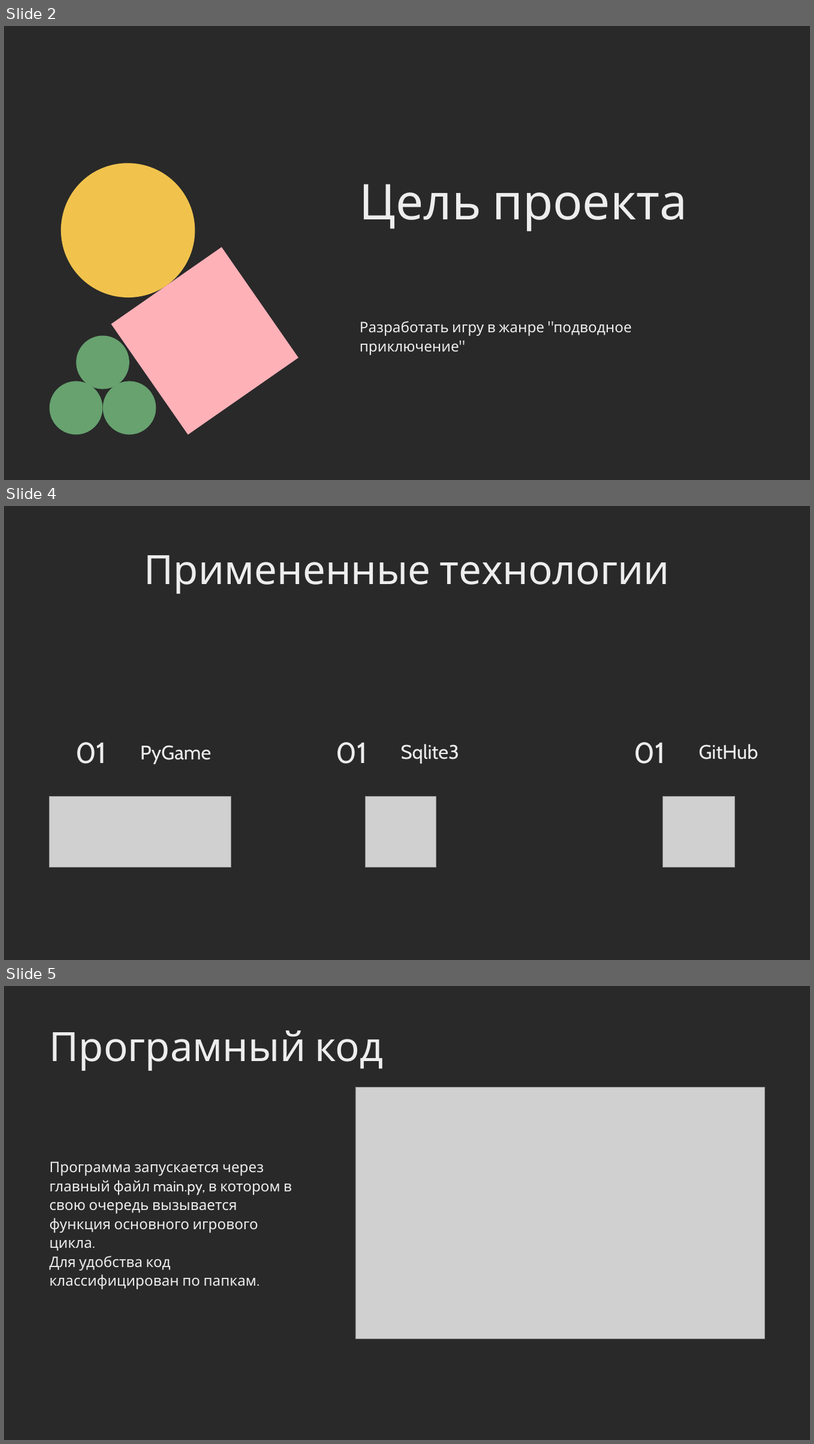
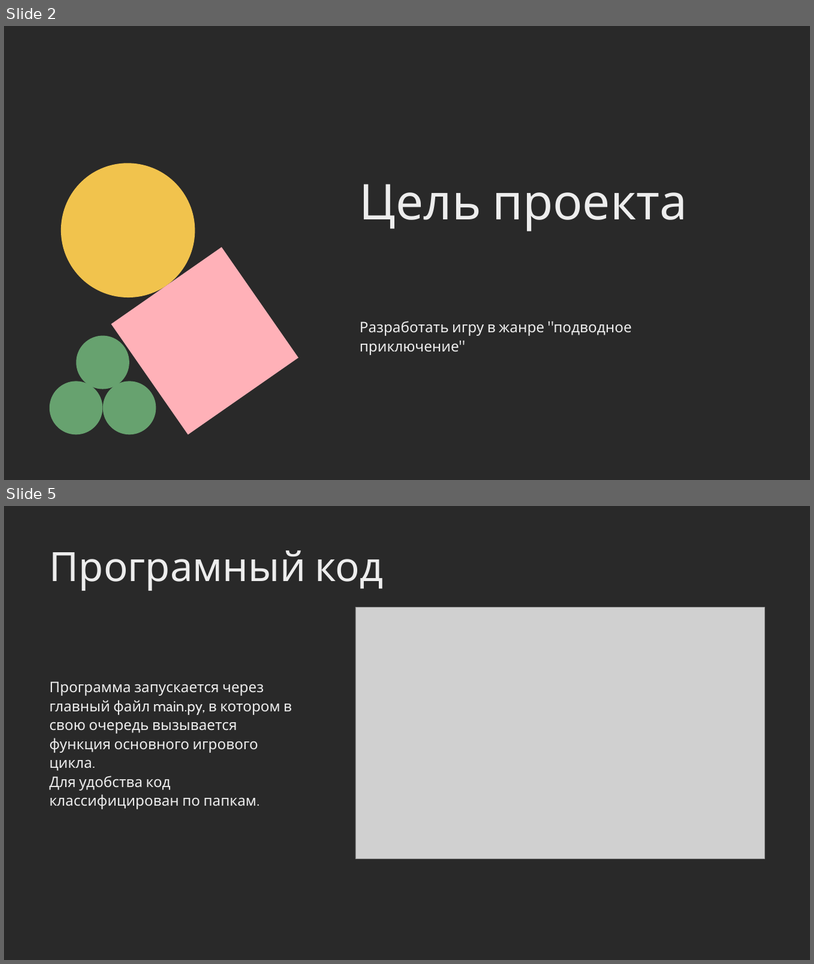
Before and after one commit to Nekro25/Immersed, a slide deck: DESCRIPTION/IMMERSED.pptx. Shown one above the other, each under a label of ours: slides 2, 4 and 5 before the commit, slides 2 and 5 after it; the slides between them are not shown. The pictures are 814x1444 and 814x964 pixels, drawn with LibreOffice and Linux fonts; fonts in the diff are those of the drawing; grey boxes stand for pictures. Boxes give left, top, right and bottom in pixels: in the first picture for what was removed or moved away, otherwise in the second. Text is boxed around its words. In the diff, an @@ line names an element or a change of style, - is before the commit and + after.

```diff
--- a/DESCRIPTION/IMMERSED.pptx
+++ b/DESCRIPTION/IMMERSED.pptx
@@ slide 4 removed at bbox=[4, 506, 810, 960], background #292929 @@
@@ text removed at bbox=[144, 555, 670, 594] @@
-Примененные технологии
@@ text removed at bbox=[75, 742, 107, 763] @@
-01
@@ text removed at bbox=[140, 745, 211, 764] @@
-PyGame
@@ text removed at bbox=[336, 742, 367, 763] @@
-01
@@ text removed at bbox=[401, 744, 459, 763] @@
-Sqlite3
@@ text removed at bbox=[635, 742, 666, 763] @@
-01
@@ text removed at bbox=[699, 744, 759, 759] @@
-GitHub
@@ picture removed at bbox=[49, 796, 231, 867] @@
@@ picture removed at bbox=[366, 796, 437, 867] @@
@@ picture removed at bbox=[663, 796, 735, 867] @@
```
Also in this commit, not shown: 4 slides changed, 3 slides added, 1 other slide removed, 5 other files.
